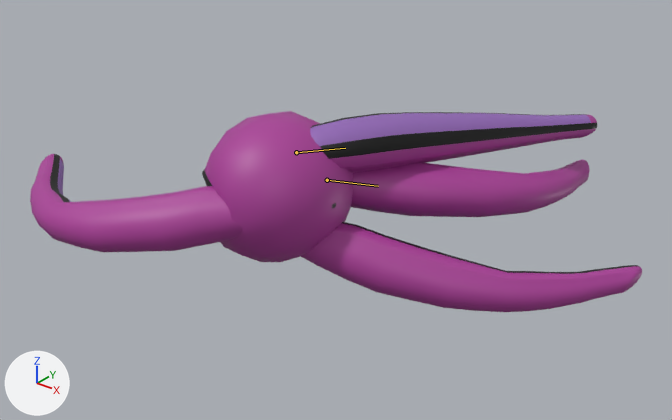
Before and after pictures for a commit that changed the FBX model Assets/BossAssets/Enemy.fbx.
The view is the same before and after, from a 50 mm camera at (10.0, -12.35, 7.26) aimed at (-0.58, 0.88, -0.94). The lights are fixed; the arrows at lower left show +X, +Y and +Z. Both versions are drawn at frame 18 of the action 'Armature|AttackFirst'; the numbers are the values there. The bones that change are drawn over the model as lines.

Names of what the first picture shows: 'Cylinder', 'Eye.001'.
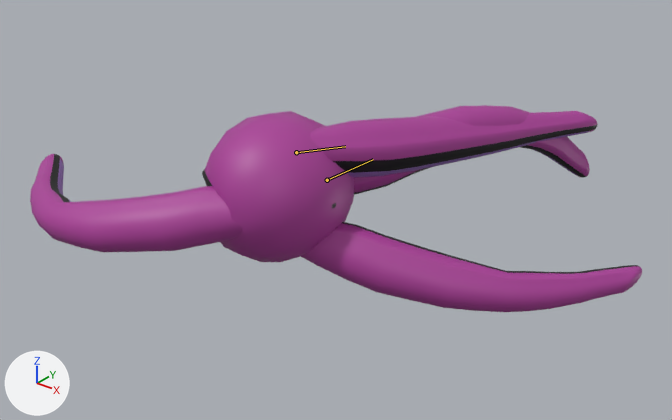
Where the change shows, as pixel boxes [x1, y1, x2, y2] in the pictures (672 x 420 px):
'Cylinder', posed: before [30, 112, 642, 312]; after [30, 105, 642, 312]
bone 'Tentacle', root to tip: before (296, 152) to (345, 148); after (296, 152) to (345, 146)
bone 'Tentacle.012', root to tip: before (327, 180) to (378, 186); after (327, 180) to (373, 159)

The change in detail:
Bone 'Tentacle' (bone_tentacle) turns from (-35, -49, 127) to (-54, 62, 45) degrees about its own x, y and z.
Bone 'Tentacle.012' (bone_tentacle_012) turns from (51, -171, 17) to (-92, 55, -104) degrees about its own x, y and z.
